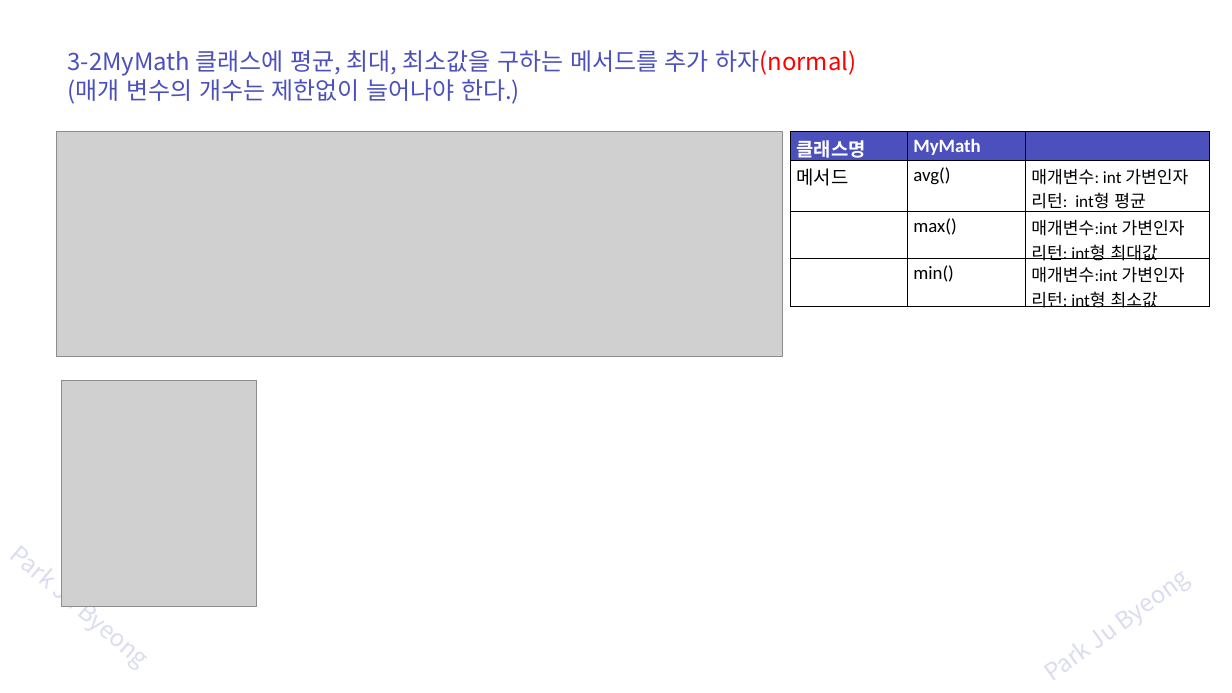
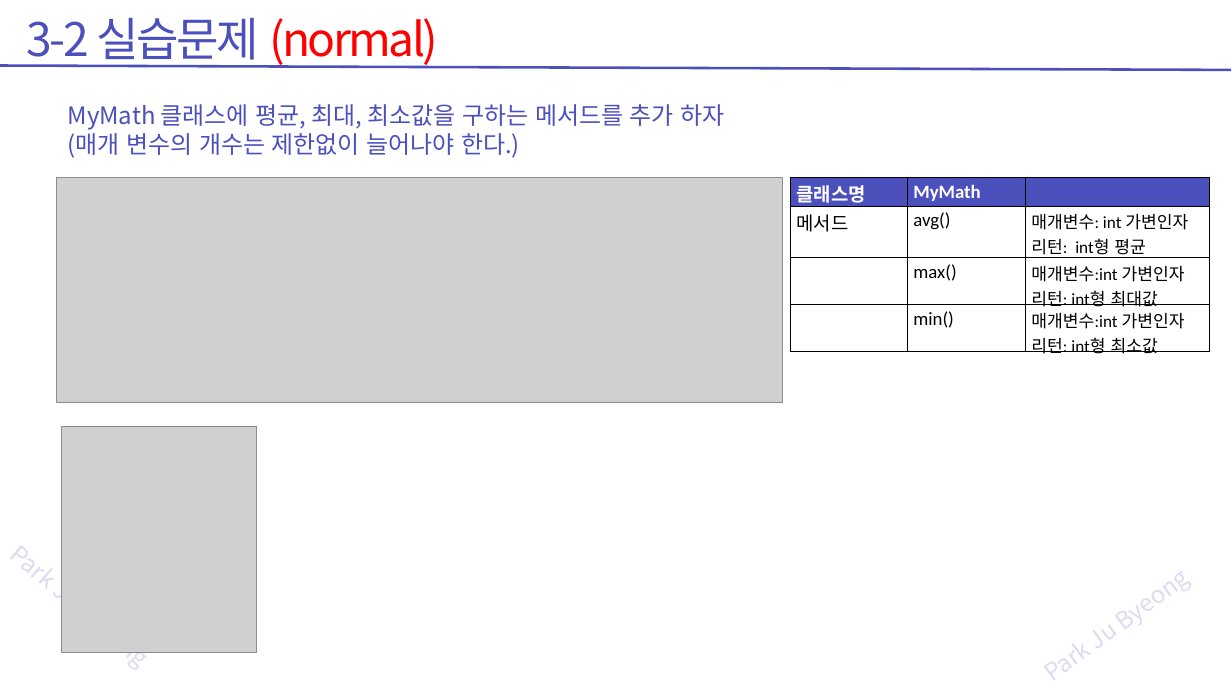
Before and after one commit to zest132/JavaLecture, a slide deck: slide 61 of JavaLecture/LectureFile/java 6강 객체지향.pptx (slide 59 before the commit). Drawn at 1232x693 pixels with LibreOffice and Linux fonts; fonts in the diff are those of the drawing; grey boxes stand for pictures. Boxes give left, top, right and bottom in pixels: in the first picture for what was removed or moved away, otherwise in the second. Text is boxed around its words. In the diff, an @@ line names an element or a change of style, - is before the commit and + after.

```diff
--- a/JavaLecture/LectureFile/java 6강 객체지향.pptx
+++ b/JavaLecture/LectureFile/java 6강 객체지향.pptx
@@ text added at (27, 18, 438, 68), 54 pt, text #FF0000 @@
+3-2 실습문제 (normal)
@@ line added from (1231, 70) to (0, 65), #4C50BC 3 pt @@
@@ text "MyMath 클래스에 평균, 최대, 최소값을 ...": place and size @@
-text "MyMath 클래스에 평균, 최대, 최소값을 ..." at (68, 50, 856, 104)
+text "MyMath 클래스에 평균, 최대, 최소값을 ..." at (68, 104, 725, 158)
@@ text at (68, 104, 725, 130): text changed @@
-3-2MyMath 클래스에 평균, 최대, 최소값을 구하는 메서드를 추가 하자(normal)
+MyMath 클래스에 평균, 최대, 최소값을 구하는 메서드를 추가 하자
@@ 2 pictures, 1 table: place and size @@
-2 pictures, 1 table at (57, 131, 1209, 606)
+2 pictures, 1 table at (57, 177, 1209, 652)
```
Also in this commit, not shown: 26 other slides changed, 6 slides added, 3 slides removed, 3 other files.
